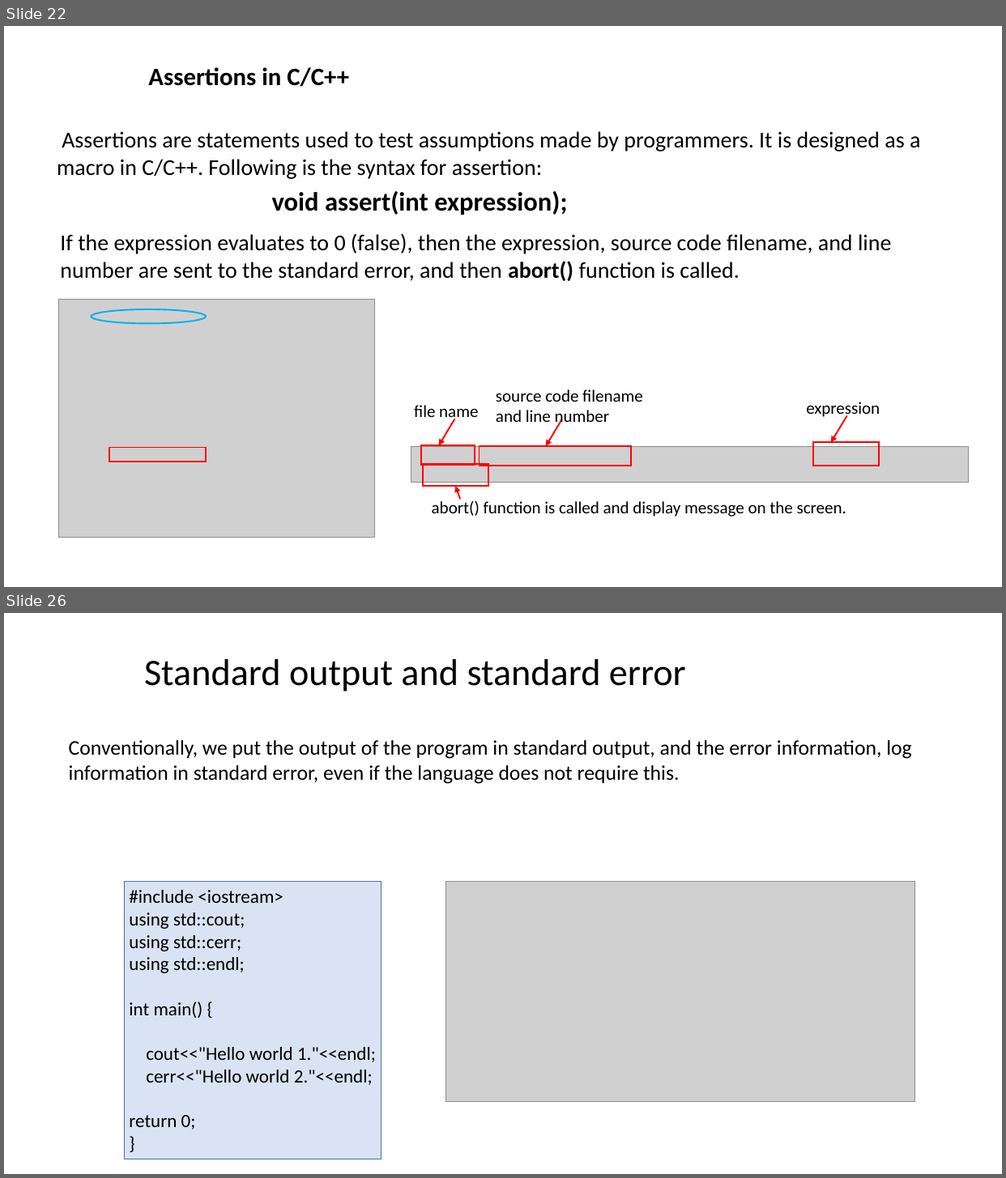
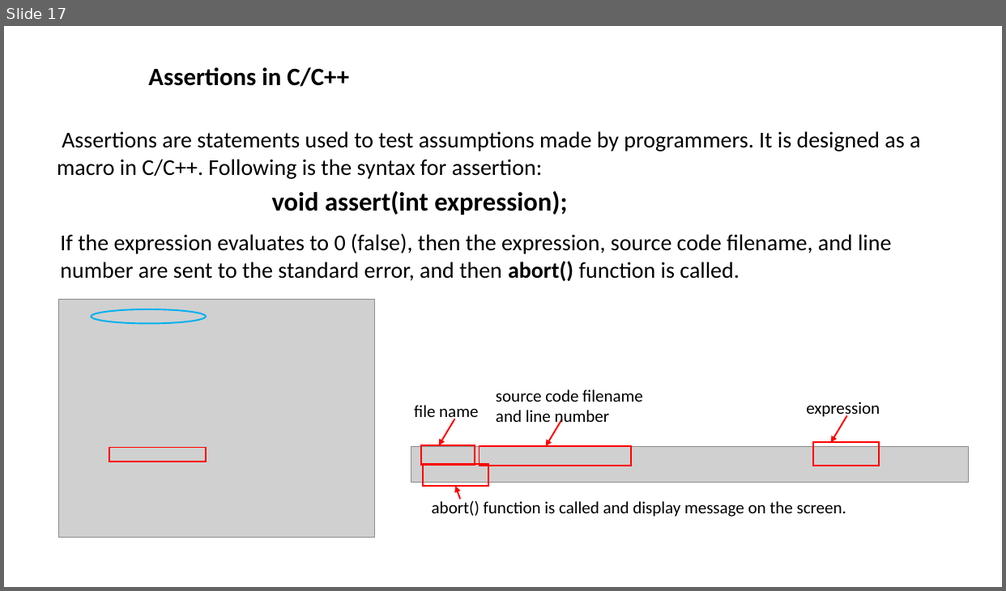
Before and after one commit to ShiqiYu/CPP, a slide deck: week14/Lab14.pptx. Shown one above the other, each under a label of ours: slides 22 and 26 before the commit, slide 17 after it; the slides between them are not shown. The pictures are 1006x1178 and 1006x591 pixels, drawn with LibreOffice and Linux fonts; fonts in the diff are those of the drawing; grey boxes stand for pictures; background and template pictures are left out. Boxes give left, top, right and bottom in pixels: in the first picture for what was removed or moved away, otherwise in the second. Text is boxed around its words. In the diff, an @@ line names an element or a change of style, - is before the commit and + after.

```diff
--- a/week14/Lab14.pptx
+++ b/week14/Lab14.pptx
@@ slide 26 removed at (4, 613, 1002, 1174), background #FFFFFF @@
@@ title removed at (144, 659, 686, 692) @@
-Standard output and standard error
@@ text removed at (69, 740, 912, 784) @@
-Conventionally, we put the output of the program in standard output, and the error information, log information in standard error, even if the language does not require this.
@@ rectangle removed at (125, 881, 381, 1160) @@
@@ text removed at (129, 890, 376, 1130) @@
-#include <iostream>
-using std::cout;
-using std::cerr;
-using std::endl;
-int main() {
-cout<<"Hello world 1."<<endl;
-cerr<<"Hello world 2."<<endl;
-return 0;
-}
@@ picture removed at (446, 881, 915, 1102) @@
@@ what was slide 22 is now slide 17 @@
```
Also in this commit, not shown: 7 slides changed, 2 slides added, 10 other slides removed, 2 other files.
